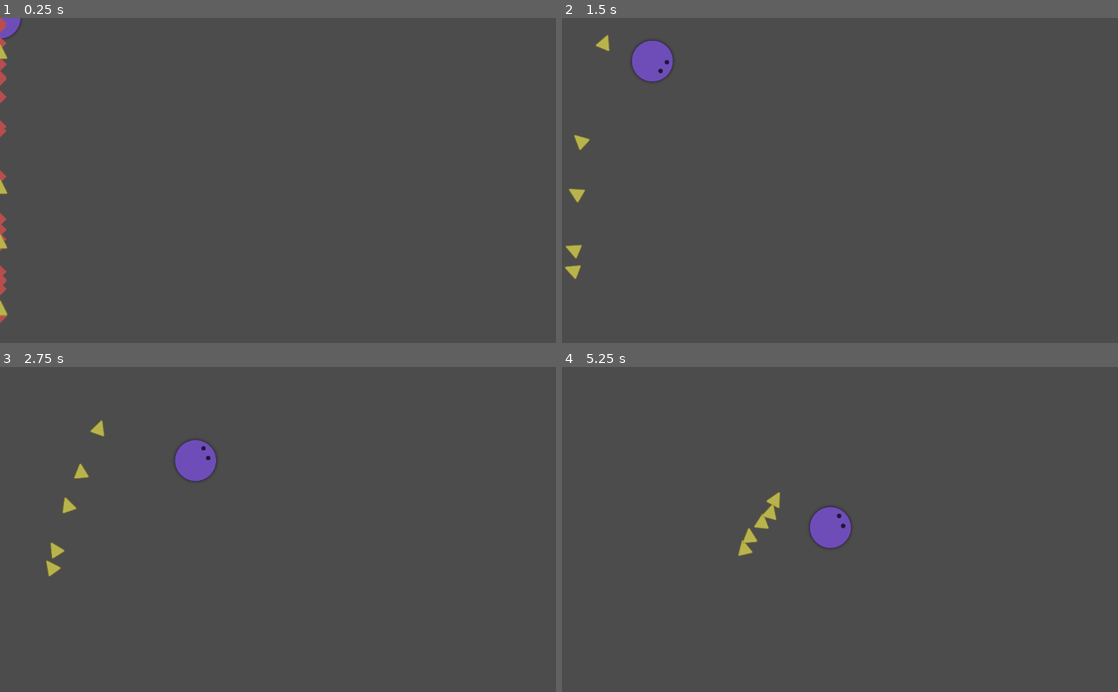
Above: before the commit, frames 1-4 (two rows, left to right).
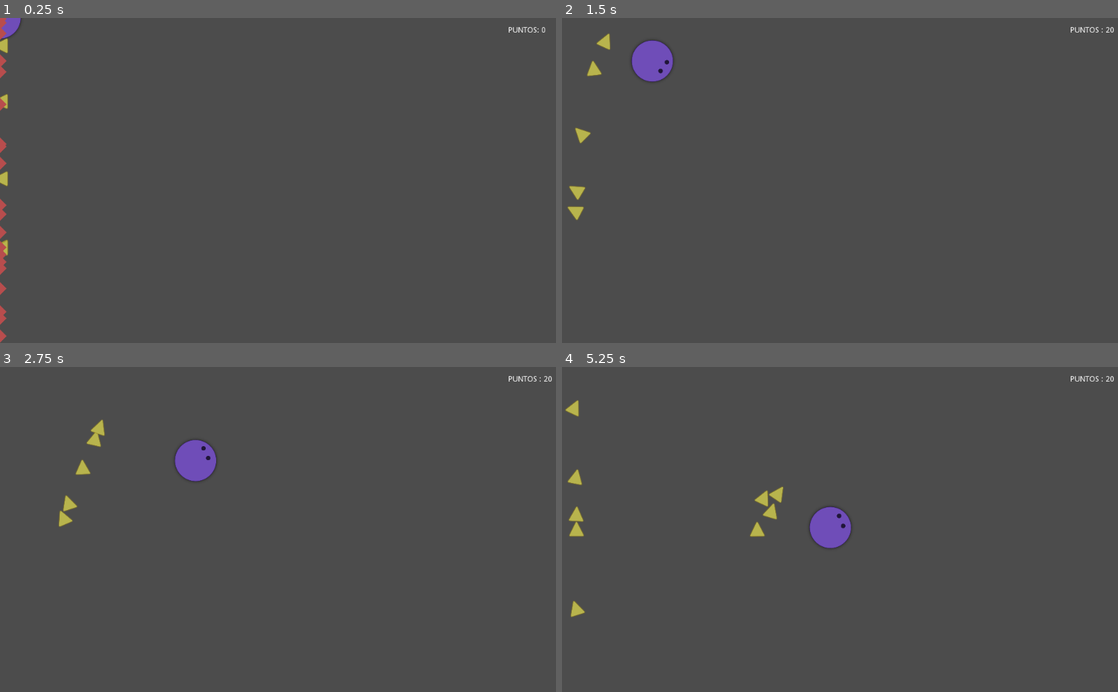
Above: after the commit, the same moments.

Repository: oxscar93/juego-godot-1
Game: Godot game, scene res://Main.tscn
Two runs of this game, one before a commit and one after it. Both use one fixed random seed, a clock stepped at 60 frames per second and the inputs below.
Inputs (mouse positions are in pixels of both pictures, inside the frame that each line leads up to):
- Up to frame 1 (0.25 s): no input
- Up to frame 2 (1.5 s): move the mouse to (962, 164) at 0.52 s; press the mouse at (962, 164) at 0.53 s; move the mouse to (728, 196) at 1.27 s; release the mouse at (728, 196) at 1.28 s; click (728, 196) at 1.35 s
- Up to frame 3 (2.75 s): move the mouse to (333, 458) at 2.02 s; press the mouse at (333, 458) at 2.03 s
- Up to frame 4 (5.25 s): move the mouse to (812, 594) at 2.77 s; release the mouse at (812, 594) at 2.78 s; click (812, 594) at 2.85 s; move the mouse to (1006, 578) at 3.52 s; press the mouse at (1006, 578) at 3.53 s; move the mouse to (673, 480) at 4.27 s; release the mouse at (673, 480) at 4.28 s; click (673, 480) at 4.35 s; move the mouse to (867, 529) at 5.02 s; press the mouse at (867, 529) at 5.03 s

The runs differ from the first frame. In frame 1, 0.8% of the frame differs, in the area x 0-99%, y 0-100%; in frame 2, 0.6%; in frame 3, 0.5%; in frame 4, 0.9%, in the area x 0-100%, y 2-77%.

Commit message:
avances minion 1

Diff:
--- a/Diamond.gd
+++ b/Diamond.gd
@@ -1,10 +1,6 @@
 extends Area2D
 
-
-# Declare member variables here. Examples:
-# var a = 2
-# var b = "text"
-
+signal onDiamondRecolected
 
 # Called when the node enters the scene tree for the first time.
 func _ready():
@@ -12,5 +8,8 @@
 
 
 func _on_Diamond_body_entered(body):
-	queue_free()# Replace with function body.
-	$CollisionShape2D.set_deferred("disabled", true)
+	if (body.get_name() == "Circle"):
+		queue_free()
+		$CollisionShape2D.set_deferred("disabled", true)
+
+		emit_signal("onDiamondRecolected")
--- /dev/null
+++ b/HUD.gd
@@ -0,0 +1,20 @@
+extends CanvasLayer
+var score = 0
+
+# Declare member variables here. Examples:
+# var a = 2
+# var b = "text"
+
+
+# Called when the node enters the scene tree for the first time.
+func _ready():
+	pass # Replace with function body.
+
+
+# Called every frame. 'delta' is the elapsed time since the previous frame.
+#func _process(delta):
+#	pass
+
+func updateScore():
+	score+= 1
+	$Puntos.text = "Puntos : " + str(score)
--- /dev/null
+++ b/HUD.tscn
@@ -0,0 +1,19 @@
+[gd_scene load_steps=2 format=2]
+
+[ext_resource path="res://HUD.gd" type="Script" id=1]
+
+[node name="HUD" type="CanvasLayer"]
+script = ExtResource( 1 )
+
+[node name="Puntos" type="Label" parent="."]
+anchor_left = 1.0
+anchor_right = 1.0
+margin_left = -88.0
+margin_top = 16.0
+margin_right = -19.0
+margin_bottom = 30.0
+text = "Puntos: 0"
+uppercase = true
+__meta__ = {
+"_edit_use_anchors_": false
+}
--- a/Main.gd
+++ b/Main.gd
@@ -8,27 +8,39 @@
 var triangleCount = 5
 # Called when the node enters the scene tree for the first time.
 func _ready():
-	pass # Replace with function body.
+	randomize()
+	_initializeEnemies() # Replace with function body.
 
 # Called every frame. 'delta' is the elapsed time since the previous frame.
 func _process(delta):
 	pass
 
 func _on_DiamondTimer_timeout():
+	_initializeDiamonds()
+
+func _on_TriangleTimer_timeout():
+	_initializeEnemies()
+
+func _initializeDiamonds():
 	for i in range(diamondCount):
 		var new_diamond = diamond.instance()
 
 		new_diamond.global_position.x = rand_range(0, 1000)
 		new_diamond.global_position.y = rand_range(0, 600)
 
+		new_diamond.connect("onDiamondRecolected", self, "_on_Circle_onDiamondRecolected")
+
 		add_child(new_diamond)
 
-
-func _on_TriangleTimer_timeout():
+func _initializeEnemies():
 	for i in range(triangleCount):
 		var new_triangle = triangle.instance()
 
 		new_triangle.global_position.x = rand_range(0, 1000)
 		new_triangle.global_position.y = rand_range(0, 600)
 
-		add_child(new_triangle)  # Replace with function body.
+		add_child(new_triangle)
+
+
+func _on_Circle_onDiamondRecolected():
+	$HUD.updateScore()
--- a/Main.tscn
+++ b/Main.tscn
@@ -1,6 +1,7 @@
-[gd_scene load_steps=3 format=2]
+[gd_scene load_steps=4 format=2]
 
 [ext_resource path="res://Circle.tscn" type="PackedScene" id=1]
+[ext_resource path="res://HUD.tscn" type="PackedScene" id=2]
 [ext_resource path="res://Main.gd" type="Script" id=3]
 
 [node name="Main" type="Node2D"]
@@ -14,8 +15,9 @@
 autostart = true
 
 [node name="TriangleTimer" type="Timer" parent="."]
-wait_time = 0.25
-one_shot = true
+wait_time = 5.0
 autostart = true
+
+[node name="HUD" parent="." instance=ExtResource( 2 )]
 [connection signal="timeout" from="DiamondTimer" to="." method="_on_DiamondTimer_timeout"]
 [connection signal="timeout" from="TriangleTimer" to="." method="_on_TriangleTimer_timeout"]
--- a/Triangle.gd
+++ b/Triangle.gd
@@ -6,7 +6,7 @@
 
 # Called when the node enters the scene tree for the first time.
 func _ready():
-	pass # Replace with function body.
+	$TriangleLifetime.start(rand_range(4, 6)) # Replace with function body.
 
 # Called every frame. 'delta' is the elapsed time since the previous frame.
 func _process(delta):
@@ -27,3 +27,7 @@
 
 		if (collision.collider.name == "Circle"):
 			collision.collider.hide()
+
+
+func _on_TriangleLifetime_timeout():
+	queue_free() # Replace with function body.
--- a/Triangle.tscn
+++ b/Triangle.tscn
@@ -5,7 +5,9 @@
 
 [sub_resource type="RectangleShape2D" id=1]
 
-[node name="Triangle" type="KinematicBody2D"]
+[node name="Triangle" type="KinematicBody2D" groups=[
+"triangles",
+]]
 script = ExtResource( 2 )
 
 [node name="Sprite" type="Sprite" parent="."]
@@ -14,3 +16,7 @@
 
 [node name="CollisionShape2D" type="CollisionShape2D" parent="."]
 shape = SubResource( 1 )
+
+[node name="TriangleLifetime" type="Timer" parent="."]
+wait_time = 3.0
+[connection signal="timeout" from="TriangleLifetime" to="." method="_on_TriangleLifetime_timeout"]
